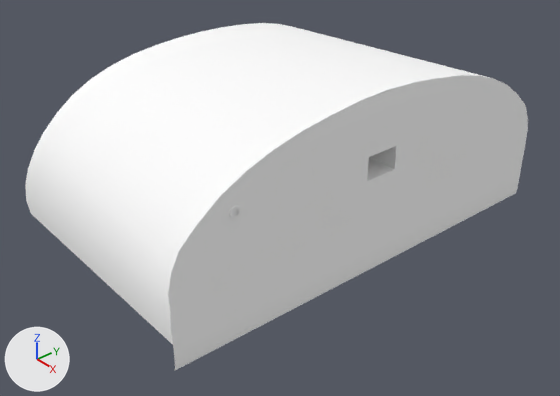
Renders of the Blender file dev/PA-18.blend from each side of a commit.
Before and after are seen from a 50 mm camera at (0.417, -0.657, 0.017) aimed at (-0.337, -0.031, -0.541). The lights are fixed; the arrows at lower left show +X, +Y and +Z. The same objects are shown in both versions, whatever each file hides.

Objects in the first picture: 'panel_p18_fg1000'.
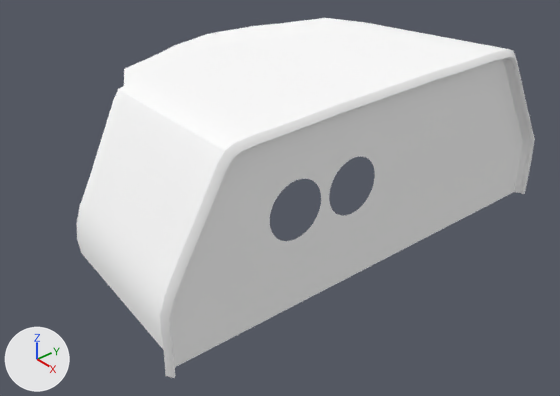
What differs and where, as boxes (x1, y1, x2, y2) in the pictures (560 x 396 px):
'panel_p18_fg1000', reshaped (9% narrower): before (25, 23, 528, 370); after (77, 18, 535, 378)

The change in detail:
Object 'panel_p18_fg1000' (ob_panel_p18_fg1000) now shows me_panel_002 instead of me_panel_000.
